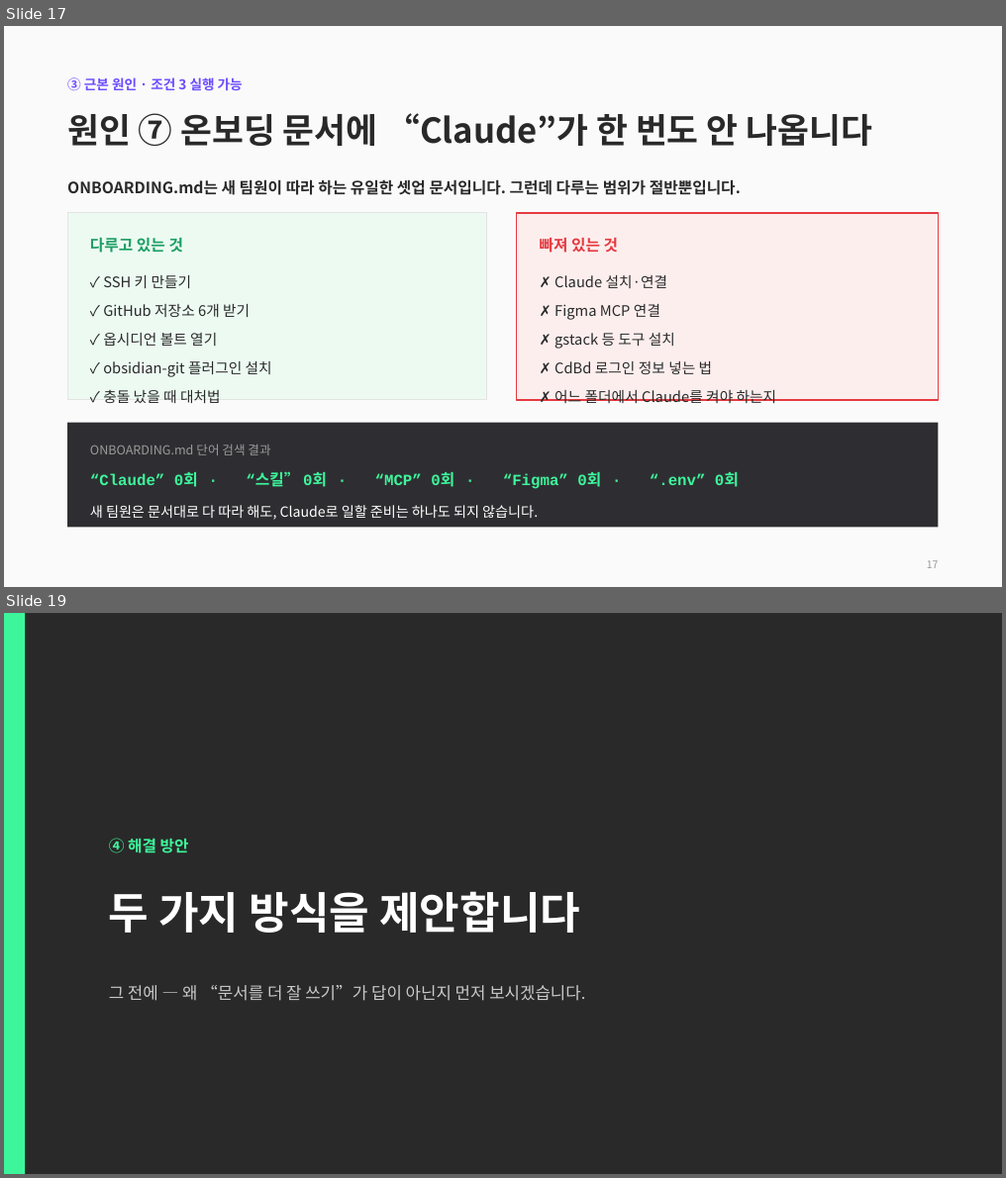
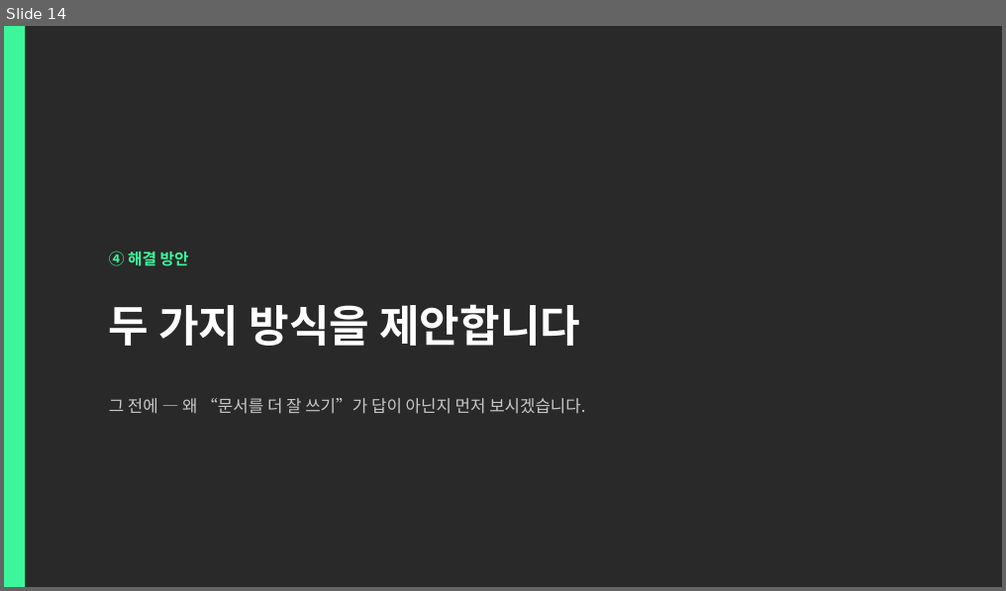
Before and after one commit to CdBd-in/design, a slide deck: CdBd 문서 체계 진단 및 개편 제안.pptx. Shown one above the other, each under a label of ours: slides 17 and 19 before the commit, slide 14 after it; the slides between them are not shown. The pictures are 1006x1178 and 1006x591 pixels, drawn with LibreOffice and Linux fonts; fonts in the diff are those of the drawing. Boxes give left, top, right and bottom in pixels: in the first picture for what was removed or moved away, otherwise in the second. Text is boxed around its words. In the diff, an @@ line names an element or a change of style, - is before the commit and + after.

```diff
--- a/CdBd 문서 체계 진단 및 개편 제안.pptx
+++ b/CdBd 문서 체계 진단 및 개편 제안.pptx
@@ slide 17 removed at (x1=4, y1=26, x2=1002, y2=587), background #FFFFFF @@
@@ rectangle removed at (x1=4, y1=26, x2=1002, y2=587) @@
@@ text removed at (x1=67, y1=77, x2=243, y2=90) @@
-③ 근본 원인 · 조건 3 실행 가능
@@ text removed at (x1=67, y1=113, x2=872, y2=146) @@
-원인 ⑦ 온보딩 문서에 “Claude”가 한 번도 안 나옵니다
@@ text removed at (x1=67, y1=179, x2=741, y2=195) @@
-ONBOARDING.md는 새 팀원이 따라 하는 유일한 셋업 문서입니다. 그런데 다루는 범위가 절반뿐입니다.
@@ rectangle removed at (x1=67, y1=213, x2=487, y2=400) @@
@@ rectangle removed at (x1=517, y1=213, x2=939, y2=400) @@
@@ text removed at (x1=90, y1=237, x2=183, y2=253) @@
-다루고 있는 것
@@ text removed at (x1=540, y1=238, x2=618, y2=253) @@
-빠져 있는 것
@@ text removed at (x1=103, y1=275, x2=272, y2=403) @@
-✓ SSH 키 만들기
-✓ GitHub 저장소 6개 받기
-✓ 옵시디언 볼트 열기
-✓ obsidian-git 플러그인 설치
-✓ 충돌 났을 때 대처법
@@ text removed at (x1=554, y1=275, x2=777, y2=403) @@
-✗ Claude 설치·연결
-✗ Figma MCP 연결
-✗ gstack 등 도구 설치
-✗ CdBd 로그인 정보 넣는 법
-✗ 어느 폴더에서 Claude를 켜야 하는지
@@ rectangle removed at (x1=67, y1=423, x2=939, y2=528) @@
@@ text removed at (x1=90, y1=444, x2=739, y2=520) @@
-ONBOARDING.md 단어 검색 결과
-“Claude” 0회 · “스킬” 0회 · “MCP” 0회 · “Figma” 0회 · “.env” 0회
-새 팀원은 문서대로 다 따라 해도, Claude로 일할 준비는 하나도 되지 않습니다.
@@ text removed at (x1=927, y1=561, x2=939, y2=569) @@
-17
@@ what was slide 19 is now slide 14 @@
```
Also in this commit, not shown: 17 slides changed, 4 other slides removed, 1 other file.
